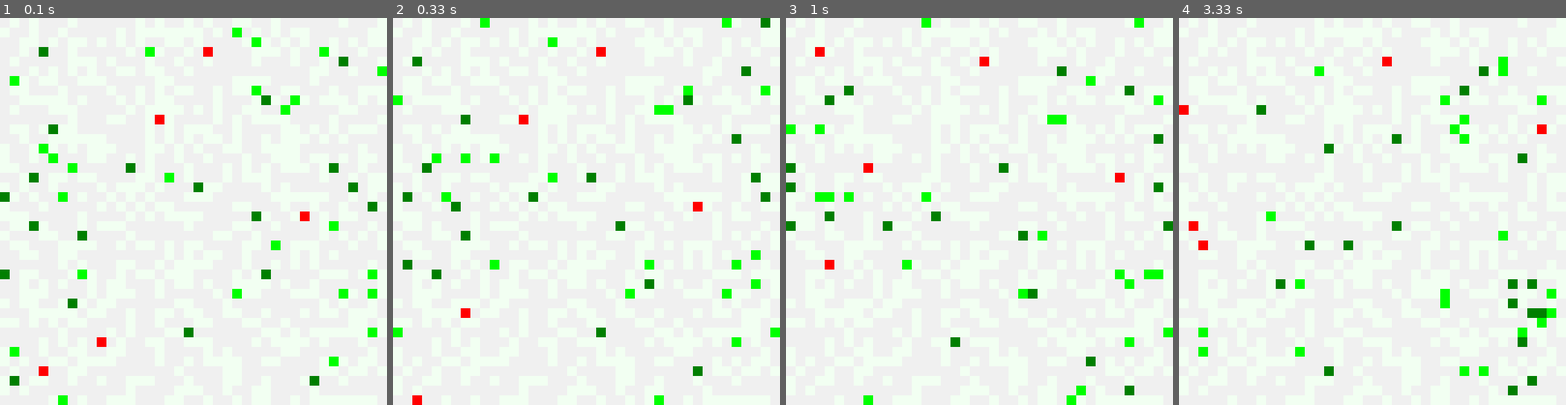
Above: before the commit, frames 1-4 (left to right).
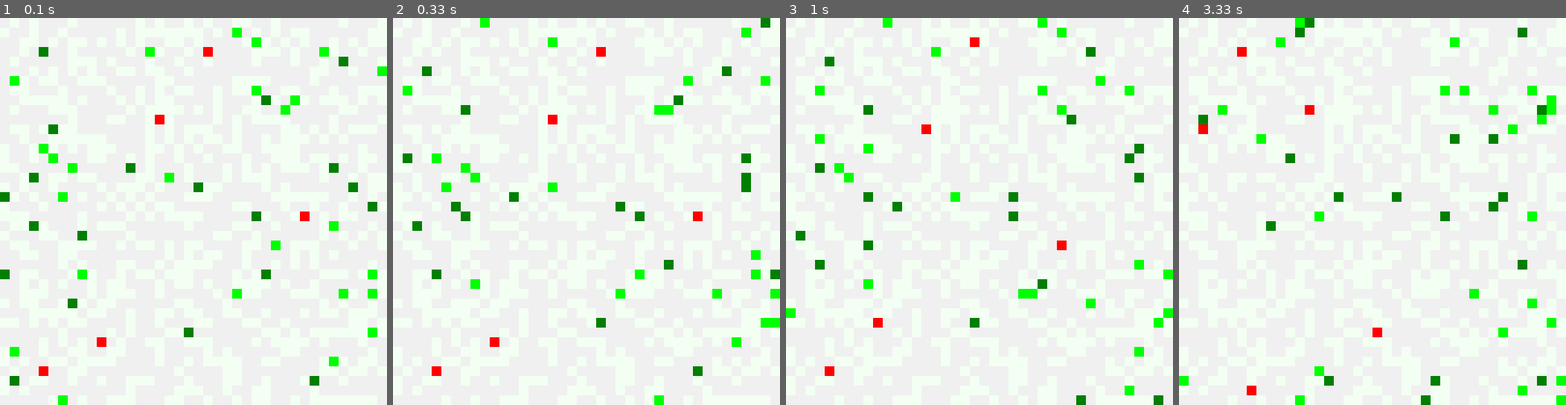
Above: after the commit, the same moments.

Repository: snisarg/263C
Game: pygame game, started from game.py
Two runs of this game, one before a commit and one after it. Both use one fixed random seed, a clock stepped at 60 frames per second and the inputs below. The source is Python 2; it was converted automatically to run under Python 3.
Inputs:
- Up to frame 1 (0.1 s): no input
- Up to frame 2 (0.33 s): no input
- Up to frame 3 (1 s): no input
- Up to frame 4 (3.33 s): no input

Frame 1 is identical in both runs. In frame 2, 4.5% of the frame differs, in the area x 0-100%, y 0-100%; in frame 3, 5.8%; in frame 4, 5.9%.

Commit message:
Phase 1 working

Diff:
--- a/animat.py
+++ b/animat.py
@@ -187,7 +187,7 @@
         self.energy = 1000
         self.hunger_threshold = 1500
         self.killed = False
-        self.wait_time = 0
+        self.wait_time = 5
 
     # Returns animat closest to predator's positions
     def __closest_animat(self):
@@ -230,18 +230,21 @@
         for animat in occupants:
             if isinstance(animat, EPrey):
                 grid.singleton_world.kill(animat)
-                # self.qlearn.doQLearning(self.get_reward(1), self.sense_state(self.__closest_animat()))
+                self.qlearn.doQLearning(self.get_reward(1), self.sense_state(self.__closest_animat()))
+                break
             elif isinstance(animat, HPrey) and animat.energy <= self.energy:
                 grid.singleton_world.kill(animat)
-                # self.qlearn.doQLearning(self.get_reward(2), self.sense_state(self.__closest_animat()))
+                self.qlearn.doQLearning(self.get_reward(2), self.sense_state(self.__closest_animat()))
+                break
             elif isinstance(animat, HPrey) and animat.energy > self.energy:
-                print "Hard prey fought back!"
+                print "Hard prey fought back at ", animat.position
                 # Both Predator and prey lose energy
                 animat.energy -= 100
                 self.energy -= 100
                 # Predator waits for 10 seconds
                 self.wait_time = 10
-                # self.qlearn.doQLearning(self.get_reward(3), self.sense_state(self.__closest_animat()))
+                self.qlearn.doQLearning(self.get_reward(3), self.sense_state(self.__closest_animat()))
+                break
 
     def get_reward(self,x):
         if x == 1:
--- a/grid.py
+++ b/grid.py
@@ -2,6 +2,7 @@
 import random
 import config
 import animat
+import copy
 
 
 class OccupantType:
@@ -142,7 +143,7 @@
         # Potential memory leak
         # Children have same Q tables as that of a random parent
         for i in range(predator_count):
-            self.predators[i].qlearn = random.choice(best_predators).qlearn
+            self.predators[i].qlearn = copy.deepcopy(random.choice(best_predators).qlearn)
             self.predators[i].qlearn.prev_state = None
             self.predators[i].qlearn.prev_max_index = None
             self.predators[i].qlearn.current_action = None
--- a/qlearning.py
+++ b/qlearning.py
@@ -97,9 +97,9 @@
 
         # print "Updated Q value ", oldq , newq
         # Update QValue and reflect in Table
-        # print "Before", prev_state, prev_action
+        print "Before", prev_state, prev_action
         prev_action[prev_max_index+1] = oldq
-        # print "After", prev_action
+        print "After", prev_action
         self.table[tuple(prev_state)] = prev_action
 
 
